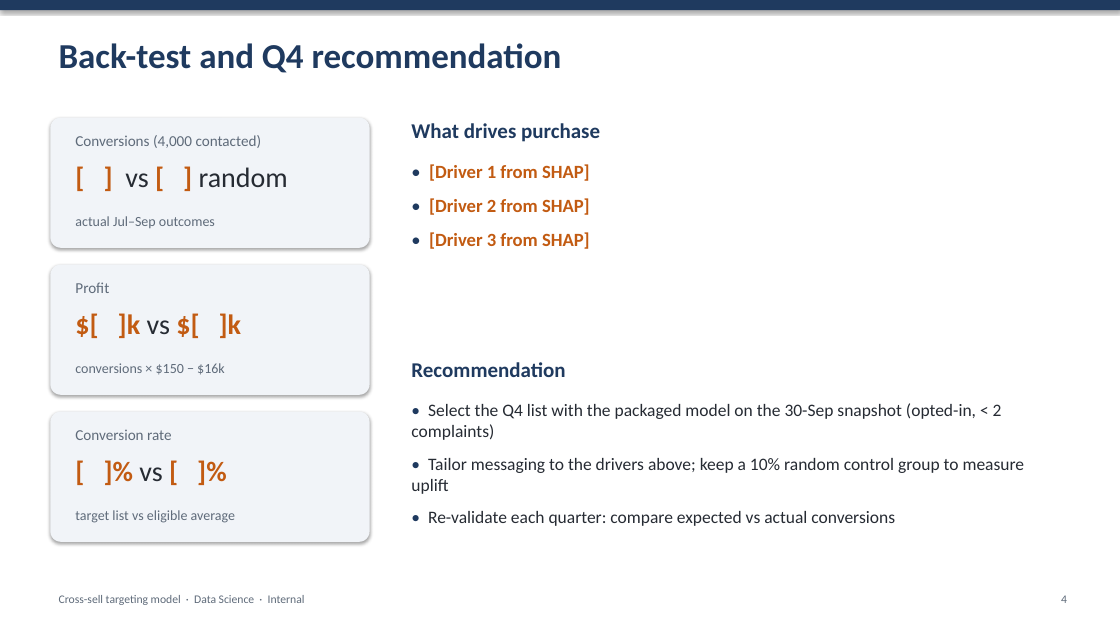
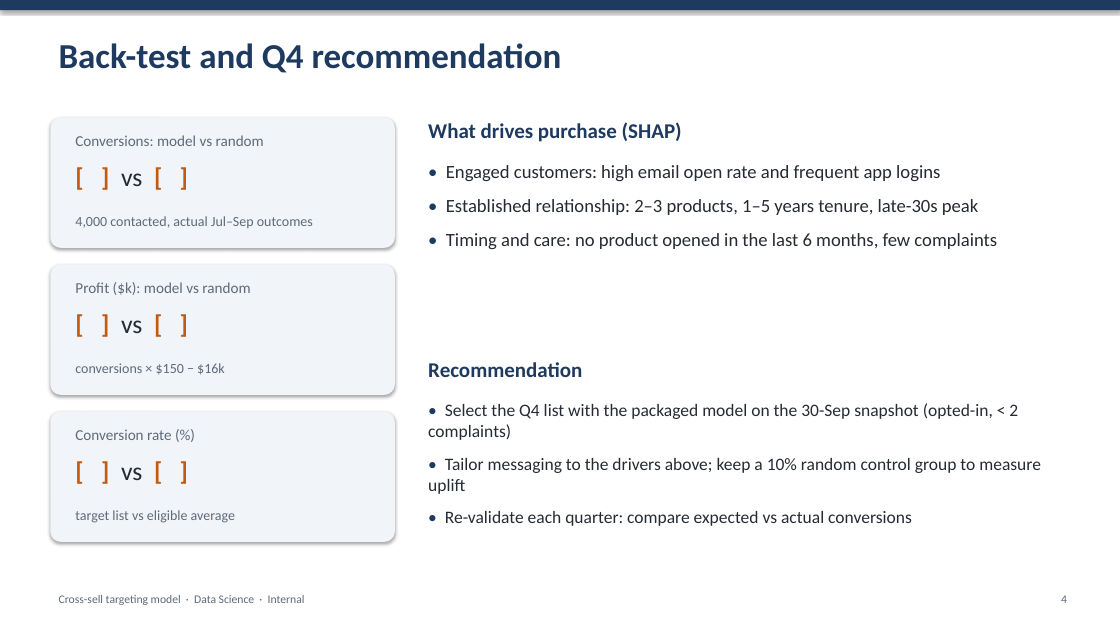
Before and after one commit to UllasKc/LLM_Training_recording, a slide deck: slide 4 of recording_workspace/UC1_Cross_Sell/Deliverables/1_Input/input 4 - summary deck template.pptx. Drawn at 1120x630 pixels with LibreOffice and Linux fonts; fonts in the diff are those of the drawing. Boxes give left, top, right and bottom in pixels: in the first picture for what was removed or moved away, otherwise in the second. Text is boxed around its words. In the diff, an @@ line names an element or a change of style, - is before the commit and + after.

```diff
--- a/recording_workspace/UC1_Cross_Sell/Deliverables/1_Input/input 4 - summary deck template.pptx
+++ b/recording_workspace/UC1_Cross_Sell/Deliverables/1_Input/input 4 - summary deck template.pptx
@@ rounded rectangle: place and size @@
-rounded rectangle at bbox=[50, 118, 370, 248]
+rounded rectangle at bbox=[50, 118, 395, 248]
@@ text at bbox=[75, 135, 264, 146]: text changed @@
-Conversions (4,000 contacted)
+Conversions: model vs random
@@ text at bbox=[428, 122, 682, 142]: text changed @@
-What drives purchase
+What drives purchase (SHAP)
@@ text at bbox=[121, 173, 142, 186]: text changed; size 24 to 22 pt; text colour #262B33 to #C25B12; bold on @@
-[ ] vs [ ] random
+[ ] vs [ ]
@@ text at bbox=[446, 165, 997, 249]: text changed; text colour #C25B12 to #262B33; bold off @@
-• [Driver 1 from SHAP]
-• [Driver 2 from SHAP]
-• [Driver 3 from SHAP]
+• Engaged customers: high email open rate and frequent app logins
+• Established relationship: 2–3 products, 1–5 years tenure, late-30s peak
+• Timing and care: no product opened in the last 6 months, few complaints
@@ text at bbox=[75, 216, 313, 228]: text changed @@
-actual Jul–Sep outcomes
+4,000 contacted, actual Jul–Sep outcomes
@@ rounded rectangle: place and size @@
-rounded rectangle at bbox=[50, 265, 370, 395]
+rounded rectangle at bbox=[50, 265, 395, 395]
@@ text at bbox=[75, 282, 250, 295]: text changed @@
-Profit
+Profit ($k): model vs random
@@ text at bbox=[121, 320, 142, 333]: text changed; size 24 to 22 pt @@
-$[ ]k vs $[ ]k
+[ ] vs [ ]
@@ text "Recommendation": place and size @@
-text "Recommendation" at bbox=[411, 362, 565, 377]
+text "Recommendation" at bbox=[428, 362, 582, 377]
@@ rounded rectangle: place and size @@
-rounded rectangle at bbox=[50, 412, 370, 542]
+rounded rectangle at bbox=[50, 412, 395, 542]
@@ text "• Select the Q4 list ...": place and size @@
-text "• Select the Q4 list ..." at bbox=[411, 403, 1025, 526]
+text "• Select the Q4 list ..." at bbox=[428, 403, 1041, 526]
@@ text at bbox=[121, 467, 142, 480]: text changed; size 24 to 22 pt @@
-[ ]% vs [ ]%
+[ ] vs [ ]
```
Also in this commit, not shown: 1 other slide changed, 4 other files.
